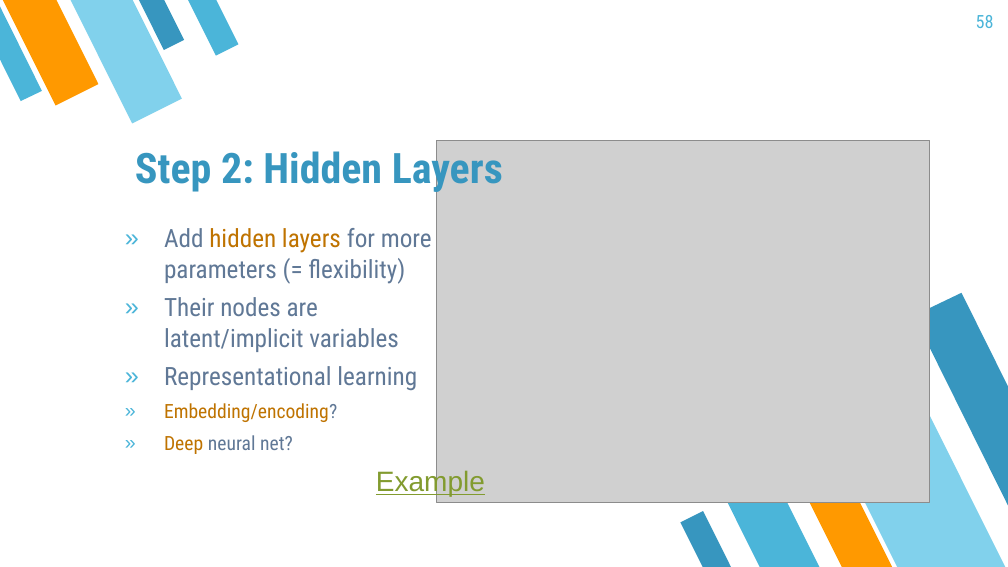
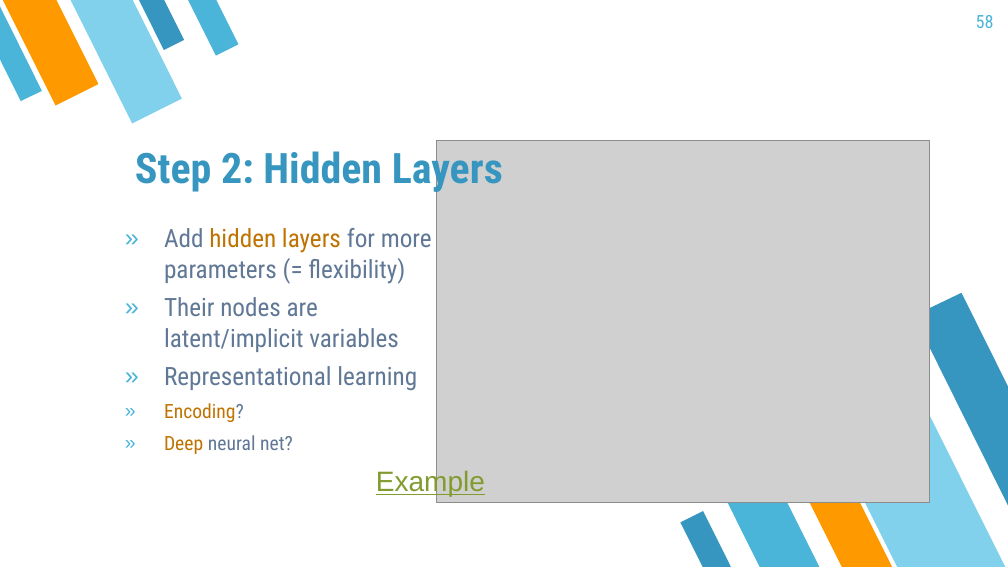
Before and after one commit to mayer79/ml_lecture, a slide deck: slide 58 of slides/ML_Lecture.pptx. Drawn at 1008x567 pixels with LibreOffice and Linux fonts; fonts in the diff are those of the drawing; grey boxes stand for pictures. Boxes give left, top, right and bottom in pixels: in the first picture for what was removed or moved away, otherwise in the second. Text is boxed around its words. In the diff, an @@ line names an element or a change of style, - is before the commit and + after.

Commit message:
improved explanation of embedding and encoding.

```diff
--- a/slides/ML_Lecture.pptx
+++ b/slides/ML_Lecture.pptx
@@ text at (x1=164, y1=403, x2=244, y2=422): text changed @@
-» Embedding/encoding?
+» Encoding?
```
Also in this commit, not shown: 2 other files.
